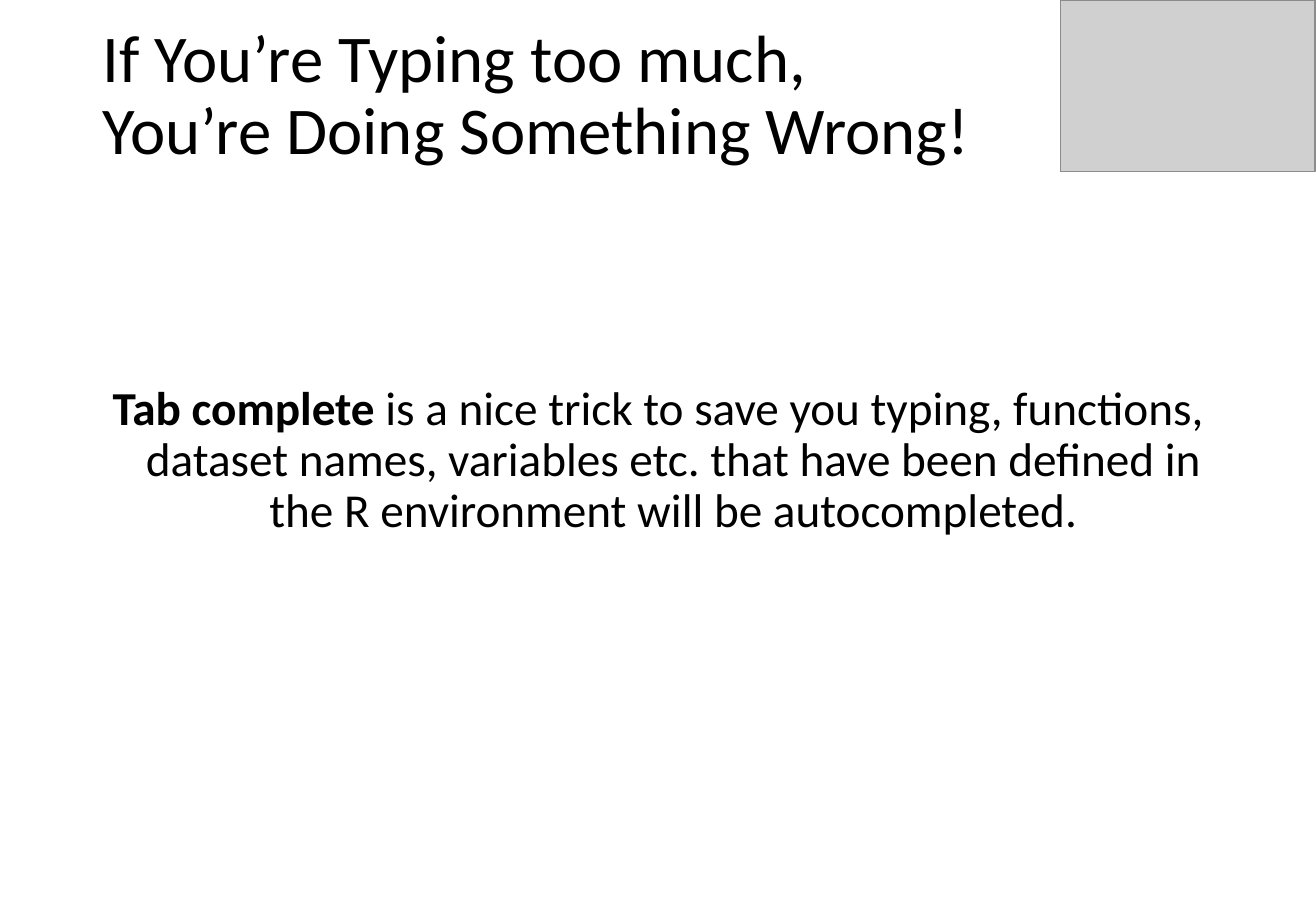
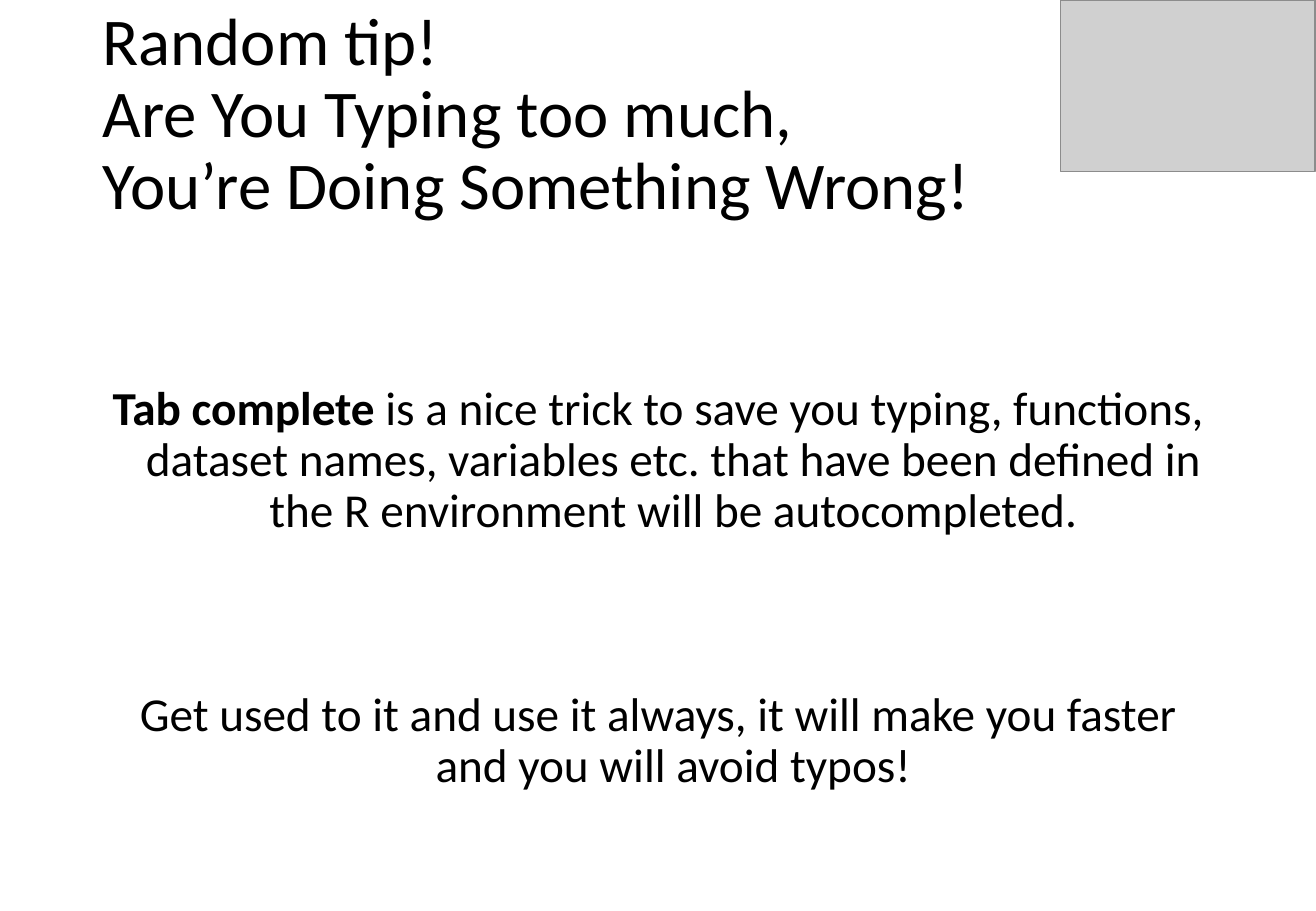
Before and after one commit to ramsyagha/tutorials, a slide deck: slide 12 of Lectures/1_Introduction to R.pptx (slide 21 before the commit). Drawn at 1316x911 pixels with LibreOffice and Linux fonts; fonts in the diff are those of the drawing; grey boxes stand for pictures. Boxes give left, top, right and bottom in pixels: in the first picture for what was removed or moved away, otherwise in the second. Text is boxed around its words. In the diff, an @@ line names an element or a change of style, - is before the commit and + after.

```diff
--- a/Lectures/1_Introduction to R.pptx
+++ b/Lectures/1_Introduction to R.pptx
@@ title at <box>103,18,969,221</box>: text changed @@
-If You’re Typing too much,
-You’re Doing Something Wrong!
+Random tip!
+Are You Typing too much,
+You’re Doing Something Wrong!
@@ text at <box>140,698,1176,790</box>: paragraph added @@
+Get used to it and use it always, it will make you faster and you will avoid typos!
```
Also in this commit, not shown: 21 other slides changed, 5 slides added, 1 slide removed.
